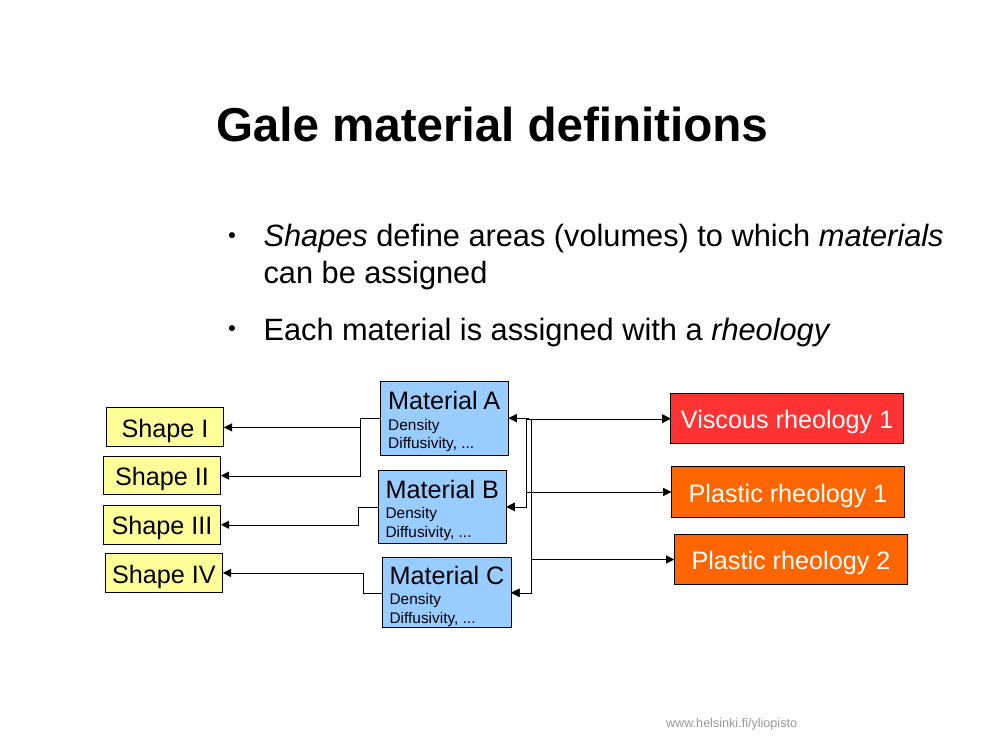
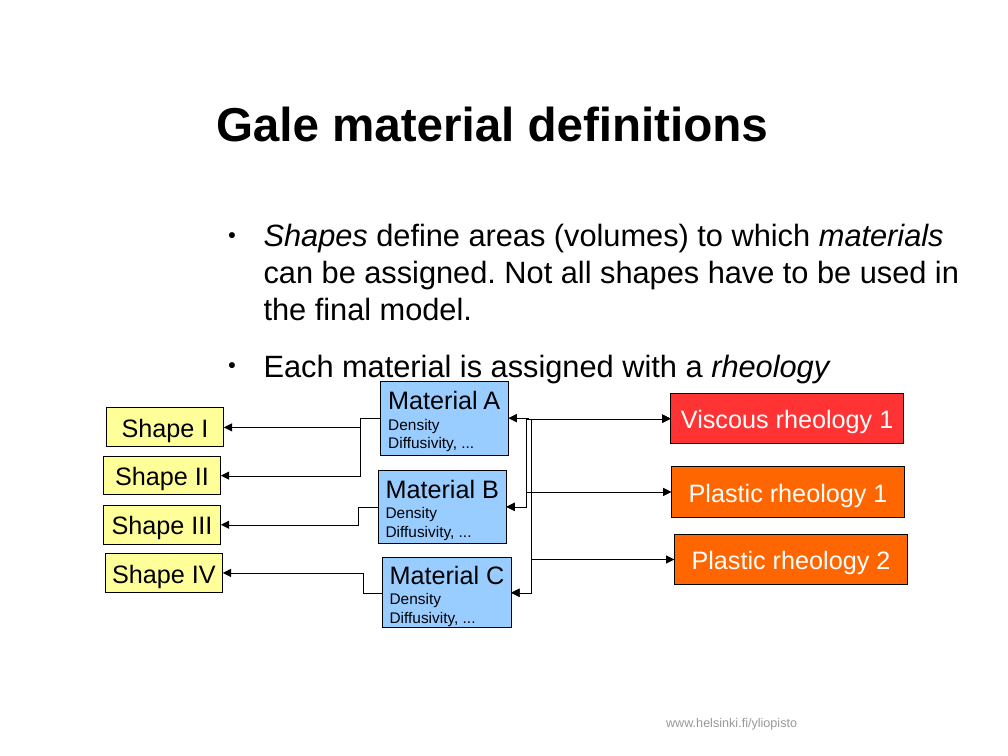
Before and after one commit to HUGG/NGWM2016-modelling-course, a slide deck: slide 19 of Lessons/07-Gale-model-design/Gale-model-design.odp. Drawn at 1008x756 pixels with LibreOffice and Linux fonts; fonts in the diff are those of the drawing; background and template pictures are left out. Boxes give left, top, right and bottom in pixels: in the first picture for what was removed or moved away, otherwise in the second. Text is boxed around its words. In the diff, an @@ line names an element or a change of style, - is before the commit and + after.

```diff
--- a/Lessons/07-Gale-model-design/Gale-model-design.odp
+++ b/Lessons/07-Gale-model-design/Gale-model-design.odp
@@ text at [264, 223, 959, 321]: text changed @@
-● Shapes define areas (volumes) to which materials can be assigned
+● Shapes define areas (volumes) to which materials can be assigned. Not all shapes have to be used in the final model.
```
Also in this commit, not shown: 2 slides added, 1 other file.
